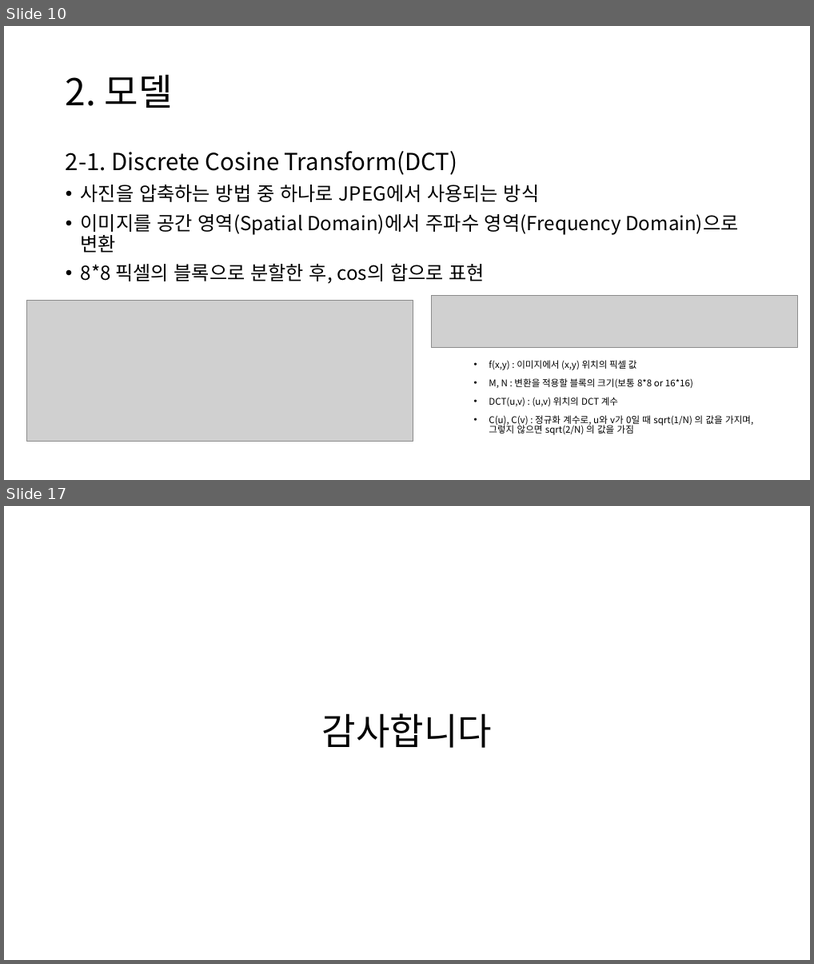
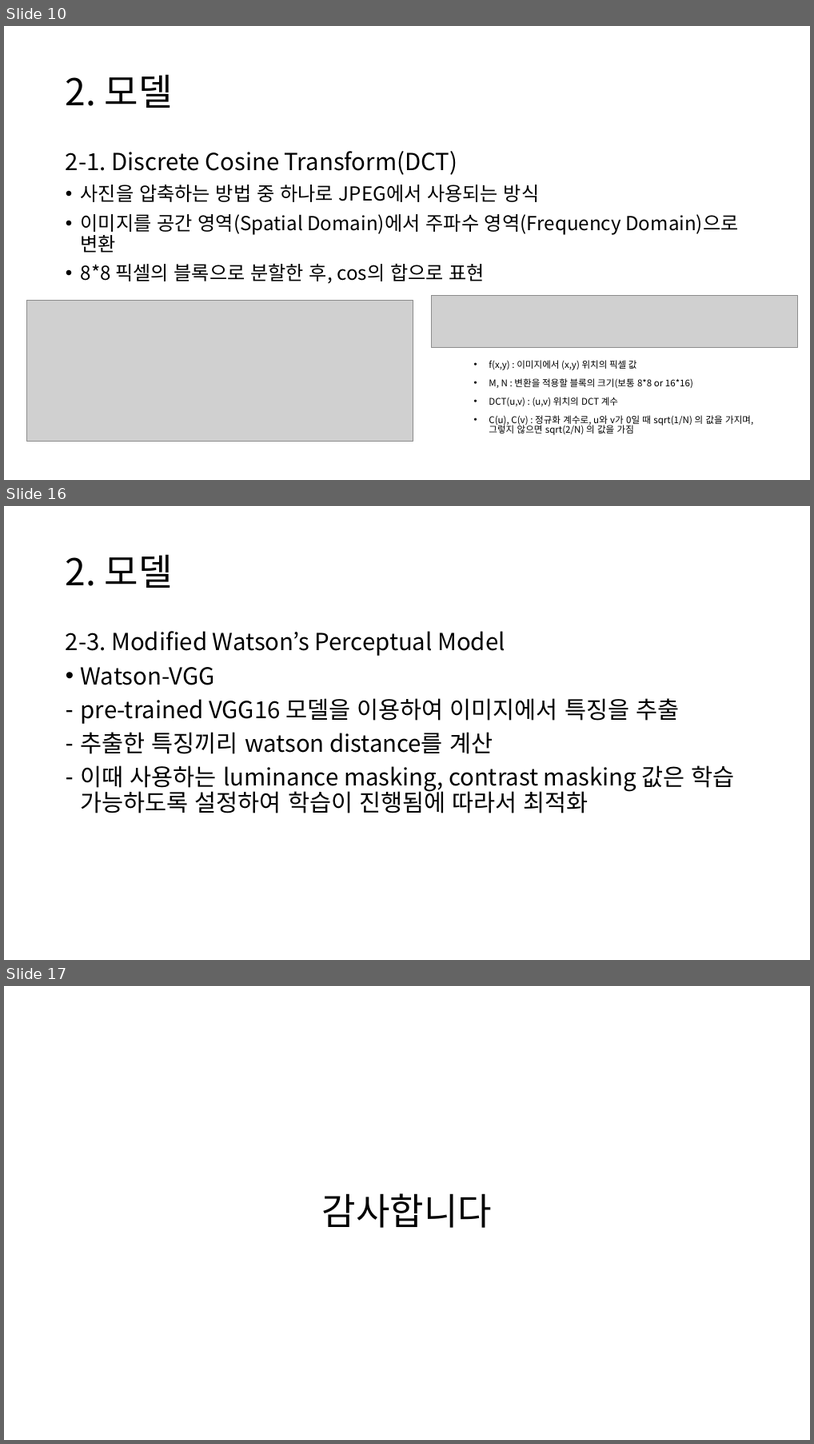
Before and after one commit to chroion/paper-review, a slide deck: The Stable Signature Rooting Watermarks in Latent Diffusion Models/Rooting Watermarks in Latent Diffusion Models.pptx. Shown one above the other, each under a label of ours: slides 10 and 17 before the commit, slides 10, 16 and 17 after it; the slides between them are not shown. The pictures are 814x964 and 814x1444 pixels, drawn with LibreOffice and Linux fonts; fonts in the diff are those of the drawing; grey boxes stand for pictures. Boxes give left, top, right and bottom in pixels: in the first picture for what was removed or moved away, otherwise in the second. Text is boxed around its words. In the diff, an @@ line names an element or a change of style, - is before the commit and + after.

```diff
--- a/The Stable Signature Rooting Watermarks in Latent Diffusion Models/Rooting Watermarks in Latent Diffusion Models.pptx
+++ b/The Stable Signature Rooting Watermarks in Latent Diffusion Models/Rooting Watermarks in Latent Diffusion Models.pptx
@@ slide 16 added at (x1=4, y1=506, x2=810, y2=960), background #FFFFFF @@
@@ title added at (x1=66, y1=555, x2=173, y2=588), 44 pt, text #000000 @@
+2. 모델
@@ text added at (x1=66, y1=631, x2=735, y2=813), 28 pt, text #000000 @@
+2-3. Modified Watson’s Perceptual Model
+• Watson-VGG
+– pre-trained VGG16 모델을 이용하여 이미지에서 특징을 추출
+– 추출한 특징끼리 watson distance를 계산
+– 이때 사용하는 luminance masking, contrast masking 값은 학습 가능하도록 설정하여 학습이 진행됨에 따라서 최적화
```
Also in this commit, not shown: 4 slides changed, 1 slide removed.
